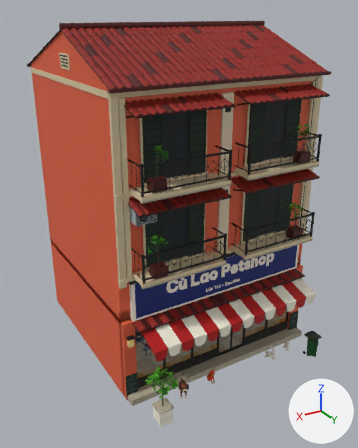
One commit to the FBX model Assets/PhoViet/Art/Streets/PV_StreetShop02_Petshop.fbx: the scene before it, then after it.
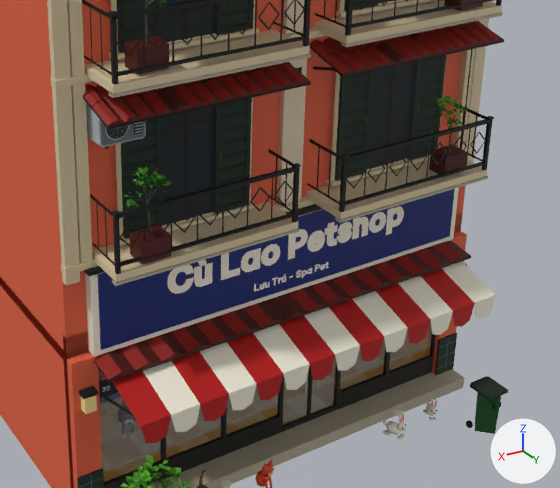
Each version appears first whole from a camera (50 mm lens) standing at (9.89, 17.33, 13.21) and looking at (0.32, 1.39, 5.24), and next in a close-up on the part from 25% to 96% of the width and 36% to 85% of the height. Lighting does not change. The marker at lower right points along +X, +Y and +Z. The first two pictures are the older version. Objects named as collision shapes, trigger or cutter boxes, shadow casters or lower levels of detail are left out. Where no turn or scale is listed for an object, it has been applied to the vertices. Vertices at exactly the same position are counted once.

The first close-up shows 'PV_StreetShop02_Petshop_LOD0'.
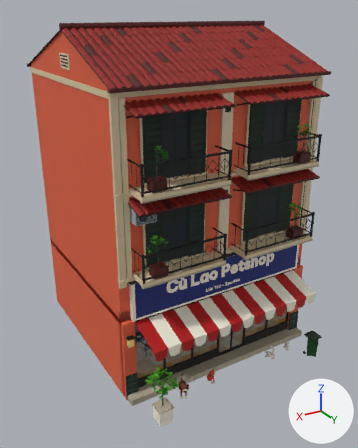
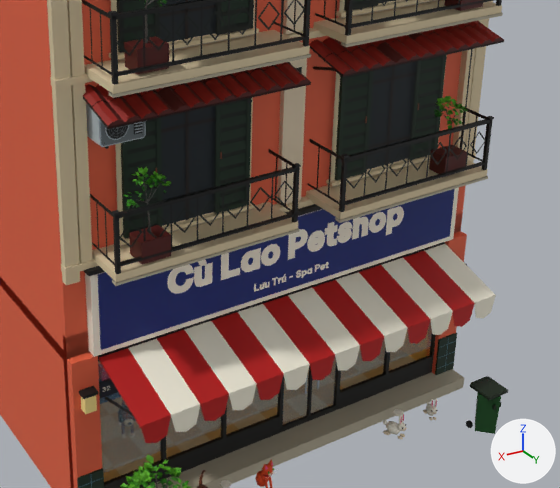
What the commit changed:
me_pv_streetshop02_petshop_lod0 is used by ob_pv_streetshop02_petshop_lod0; location (0.0, 0.0, 0.0).
me_pv_streetshop02_petshop_lod0 had 17605 vertices, 14129 faces and spanned x -4.27..4.27, y -4.19..6.16, z 0.0..12.85.
me_pv_streetshop02_petshop_lod0 now has 17515 vertices, 14075 faces and spans x -4.27..4.27, y -4.19..6.16, z 0.0..12.85.
me_pv_streetshop02_petshop_lod0 part 1: the loose piece of 90 vertices spanning x -3.8..3.8, y 3.94..4.6, z 3.15..3.34 is deleted.

Changed parts and their boxes [x1, y1, x2, y2] in the close-ups (560 x 488 px):
part 1 of me_pv_streetshop02_petshop_lod0, deleted: before [93, 241, 471, 382]
